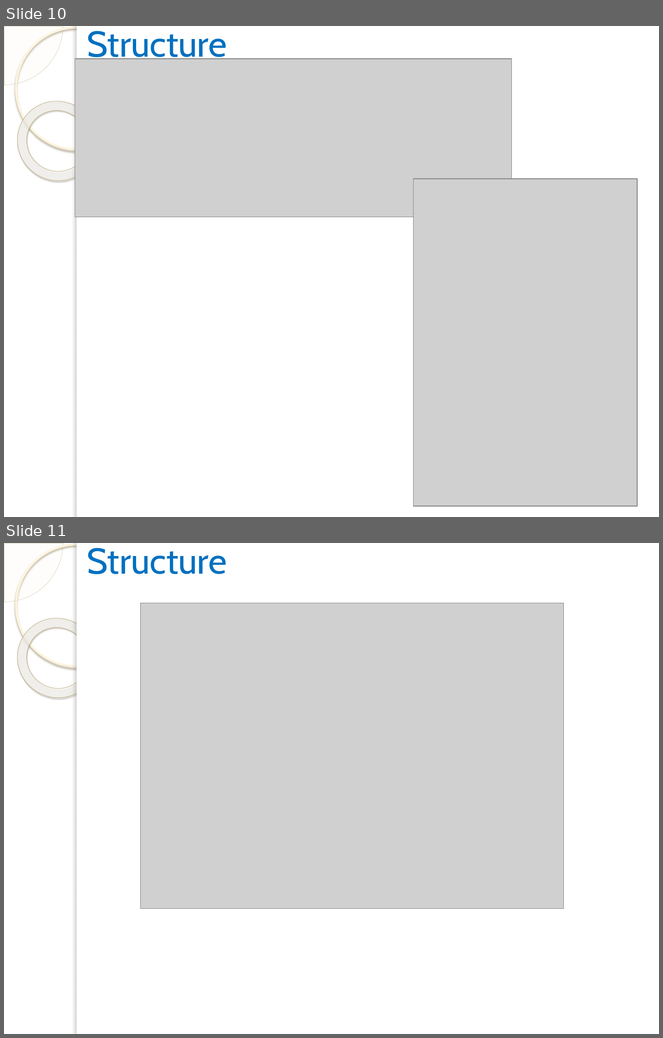
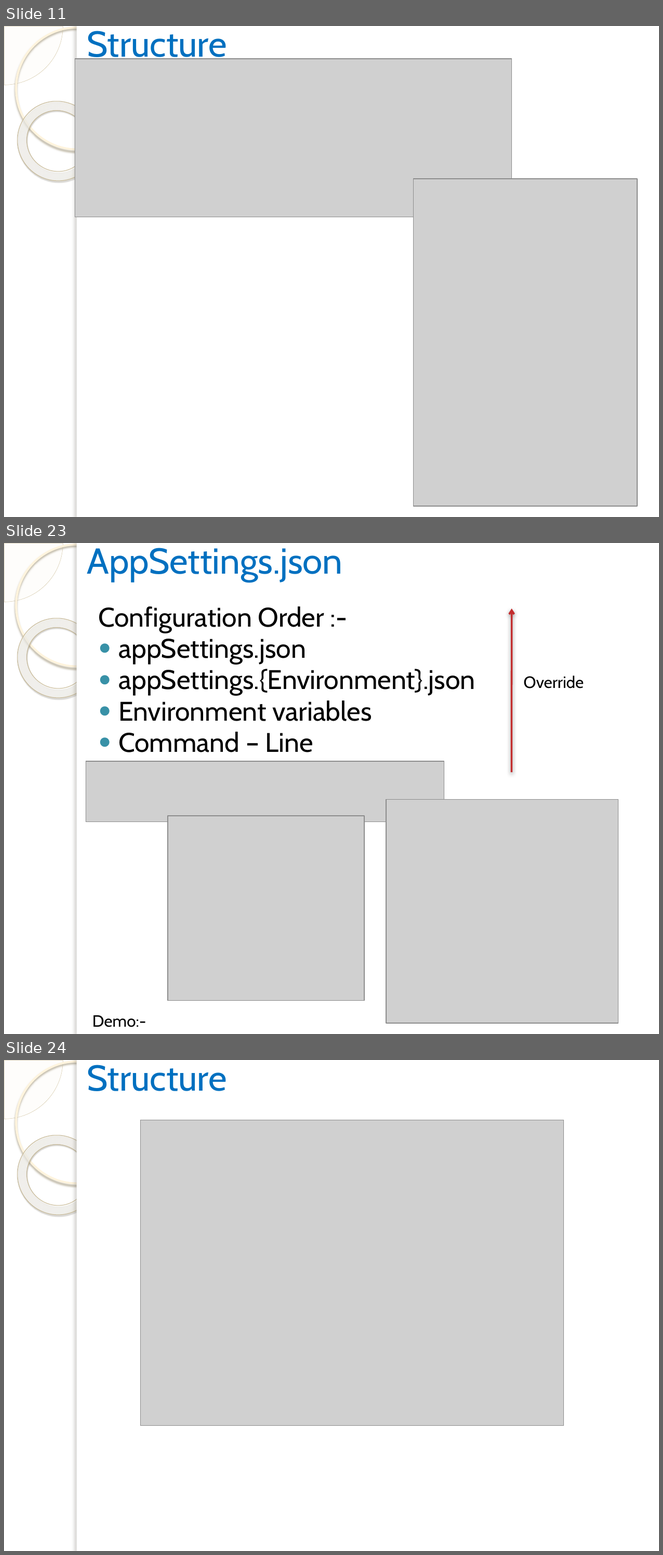
Before and after one commit to vgyureka/DotNetBig, a slide deck: CORE.pptx. Shown one above the other, each under a label of ours: slides 10 and 11 before the commit, slides 11, 23 and 24 after it; the slides between them are not shown. The pictures are 663x1038 and 663x1555 pixels, drawn with LibreOffice and Linux fonts; fonts in the diff are those of the drawing; grey boxes stand for pictures; background and template pictures are left out. Boxes give left, top, right and bottom in pixels: in the first picture for what was removed or moved away, otherwise in the second. Text is boxed around its words. In the diff, an @@ line names an element or a change of style, - is before the commit and + after.

Commit message:
Core PPT
Core PPT - 45

```diff
--- a/CORE.pptx
+++ b/CORE.pptx
@@ slide 23 added at bbox=[4, 543, 659, 1034], background picture (left out); not listed: 5 template elements that a slide beside it also shows @@
@@ title added at bbox=[87, 548, 343, 581], 39.6 pt, text #0070C0 @@
+AppSettings.json
@@ text added at bbox=[98, 606, 475, 753], 29.6 pt, text #000000 @@
+Configuration Order :-
+● appSettings.json
+● appSettings.{Environment}.json
+● Environment variables
+● Command – Line
@@ arrow added from (512, 772) to (512, 609), #C32D2E 2 pt @@
@@ text added at bbox=[523, 676, 584, 689], 18 pt, text #000000 @@
+Override
@@ picture added at bbox=[86, 761, 444, 822] @@
@@ picture added at bbox=[386, 800, 618, 1024] @@
@@ picture added at bbox=[168, 816, 364, 1001] @@
@@ text added at bbox=[92, 1016, 146, 1028], 18 pt, text #000000 @@
+Demo:- Core_HostProcess
@@ what was slide 10 is now slide 11 @@
@@ what was slide 11 is now slide 24 @@
```
Also in this commit, not shown: 3 slides changed, 26 other slides added, 2 slides removed.
